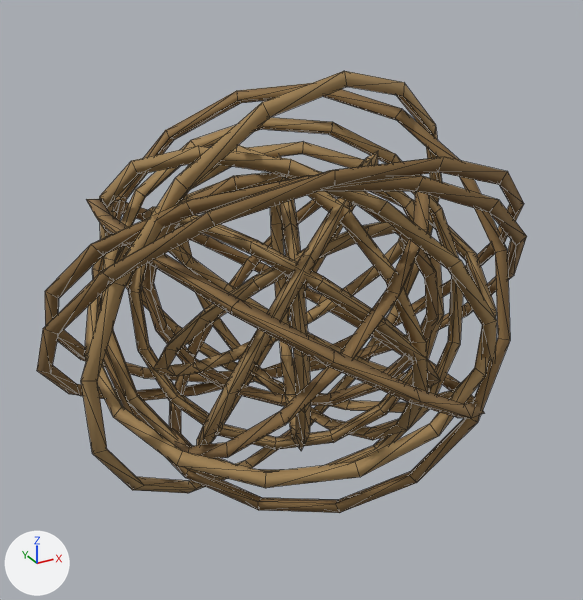
Before and after pictures for a commit that changed the glTF model public/maps/desert/tumbleweed.glb.
Both versions are drawn from a camera (50 mm lens) standing at (-1.394, -2.56, 1.287) and looking at (0.013, -0.003, 0.008). Lighting does not change. The marker at lower left points along +X, +Y and +Z. The first picture is the older version. Mesh edges are drawn as thin lines. Where no turn or scale is listed for an object, it has been applied to the vertices. Vertices at exactly the same position are counted once.

The scene before the commit, as lines of its bpy script (objects in view):
```python
me_mesh_0 = bpy.data.meshes.new('Mesh_0')
me_mesh_0.from_pydata(...)  # 768 vertices, 1536 faces; spans x -0.96..0.96, y -0.86..0.86, z -0.91..0.91
me_mesh_0.materials.append(mat_material_0)
ob_tumbleweedmesh = bpy.data.objects.new('TumbleweedMesh', me_mesh_0)
ob_tumbleweedmesh.location = (0.0, 0.0, 0.0)
```
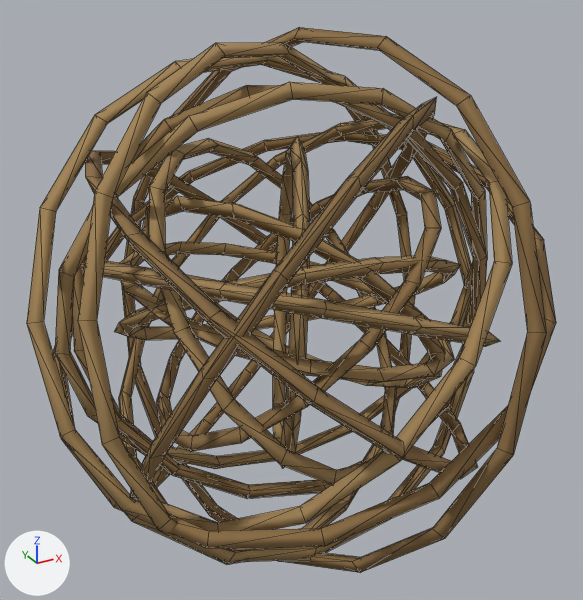
Pixel boxes [x1, y1, x2, y2] of what changed, in the pictures (583 x 600 px; the box of a moved part takes in the faces that stretch with it):
'TumbleweedMesh', reshaped (8% wider, 23% taller): before [37, 71, 527, 513]; after [27, 27, 556, 573]
part 1 of me_mesh_0, moved or reshaped: before [45, 175, 527, 383]; after [121, 27, 546, 573]
part 2 of me_mesh_0, moved or reshaped: before [153, 222, 405, 376]; after [81, 260, 501, 346]
part 3 of me_mesh_0, moved or reshaped: before [100, 146, 497, 413]; after [78, 43, 415, 564]
part 4 of me_mesh_0, moved or reshaped: before [92, 83, 510, 513]; after [130, 97, 437, 498]
part 5 of me_mesh_0, moved or reshaped: before [102, 117, 463, 472]; after [142, 196, 445, 388]
part 6 of me_mesh_0, moved or reshaped: before [84, 171, 497, 488]; after [120, 242, 455, 383]
part 7 of me_mesh_0, moved or reshaped: before [142, 207, 441, 387]; after [55, 82, 487, 469]
part 8 of me_mesh_0, moved or reshaped: before [86, 199, 484, 418]; after [156, 176, 441, 451]
part 9 of me_mesh_0, moved or reshaped: before [128, 142, 444, 450]; after [149, 138, 397, 485]
part 10 of me_mesh_0, moved or reshaped: before [81, 71, 442, 493]; after [273, 136, 310, 468]
part 11 of me_mesh_0, moved or reshaped: before [37, 157, 524, 401]; after [72, 85, 487, 498]
part 12 of me_mesh_0, moved or reshaped: before [197, 151, 378, 445]; after [115, 256, 460, 340]
part 13 of me_mesh_0, moved or reshaped: before [169, 175, 429, 459]; after [85, 150, 478, 479]
part 14 of me_mesh_0, moved or reshaped: before [142, 145, 438, 451]; after [27, 56, 556, 563]

The change, as a diff of the scene's bpy script:
```diff
--- a/public/maps/desert/tumbleweed.glb.py
+++ b/public/maps/desert/tumbleweed.glb.py
@@ me_mesh_0 @@
-me_mesh_0.from_pydata(...)  # 768 vertices, 1536 faces; spans x -0.96..0.96, y -0.86..0.86, z -0.91..0.91
+me_mesh_0.from_pydata(...)  # 768 vertices, 1536 faces; spans x -1.0..1.0, y -1.0..1.0, z -1.0..1.0
+# me_mesh_0 part 1: the loose piece of 48 vertices spanning x -0.91..0.91, y -0.66..0.66, z -0.68..0.68 is multiplied about its middle by the matrix ((0.163, -0.959, -0.576), (-0.314, 0.519, -0.953), (1.073, 0.297, -0.191))
+# me_mesh_0 part 2: the loose piece of 48 vertices spanning x -0.57..0.57, y -0.42..0.42, z -0.42..0.42 is multiplied about its middle by the matrix ((-1.204, -0.329, -0.678), (0.441, 0.728, -1.136), (0.611, -1.174, -0.515))
+# me_mesh_0 part 3: the loose piece of 48 vertices spanning x -0.6..0.6, y -0.7..0.7, z -0.7..0.7 is multiplied about its middle by the matrix ((0.182, 1.141, -0.392), (-1.024, -0.063, -0.66), (-0.637, 0.428, 0.948))
+# me_mesh_0 part 4: the loose piece of 48 vertices spanning x -0.65..0.65, y -0.62..0.62, z -0.81..0.81 is multiplied about its middle by the matrix ((0.008, 0.398, -1.047), (-0.235, -1.023, -0.391), (-1.095, 0.222, 0.076))
+# me_mesh_0 part 5: the loose piece of 48 vertices spanning x -0.69..0.69, y -0.35..0.35, z -0.68..0.68 is multiplied about its middle by the matrix ((-0.372, 0.645, -0.497), (0.129, 0.586, 0.664), (0.804, 0.204, -0.336))
+# me_mesh_0 part 6: the loose piece of 48 vertices spanning x -0.77..0.77, y -0.75..0.75, z -0.35..0.35 is multiplied about its middle by the matrix ((-0.368, -0.505, -0.547), (-0.686, 0.466, 0.032), (0.287, 0.466, -0.624))
+# me_mesh_0 part 7: the loose piece of 48 vertices spanning x -0.49..0.49, y -0.64..0.64, z -0.47..0.47 is multiplied about its middle by the matrix ((1.091, -0.553, -0.618), (0.823, 0.598, 0.918), (-0.101, -1.102, 0.808))
+# me_mesh_0 part 8: the loose piece of 48 vertices spanning x -0.72..0.72, y -0.86..0.86, z -0.46..0.46 is multiplied about its middle by the matrix ((0.276, 0.087, -0.759), (0.107, 0.794, 0.13), (0.756, -0.144, 0.259))
+# me_mesh_0 part 9: the loose piece of 48 vertices spanning x -0.56..0.56, y -0.29..0.29, z -0.61..0.61 is multiplied about its middle by the matrix ((-0.37, 0.719, -0.873), (-1.131, -0.21, 0.306), (0.031, 0.925, 0.748))
+# me_mesh_0 part 10: the loose piece of 48 vertices spanning x -0.9..0.9, y -0.36..0.36, z -0.91..0.91 is multiplied about its middle by the matrix ((-0.132, 1.003, -0.003), (0.473, -0.216, -0.572), (-0.521, -0.108, -0.424))
+# me_mesh_0 part 11: the loose piece of 48 vertices spanning x -0.96..0.96, y -0.66..0.66, z -0.7..0.7 is multiplied about its middle by the matrix ((-0.087, -0.36, 0.768), (-0.112, 0.77, 0.349), (-0.841, -0.065, -0.126))
+# me_mesh_0 part 12: the loose piece of 48 vertices spanning x -0.52..0.52, y -0.54..0.54, z -0.6..0.6 is multiplied about its middle by the matrix ((0.458, -0.05, 0.888), (0.122, 0.993, -0.007), (-0.881, 0.111, 0.461))
+# me_mesh_0 part 13: the loose piece of 48 vertices spanning x -0.53..0.53, y -0.7..0.7, z -0.51..0.51 is multiplied about its middle by the matrix ((0.196, -1.2, -0.562), (-1.086, 0.181, -0.764), (0.76, 0.567, -0.946))
+# me_mesh_0 part 14: 144 of 768 vertices moved; they spanned x -0.49..0.49, y -0.65..0.65, z -0.64..0.64 and now span x -1.0..1.0, y -0.96..0.96, z -0.9..0.9; mean shift (0.0, 0.0, 0.0); largest move (-0.05, -0.15, 0.57) -> (-0.83, -0.26, -0.5)
 me_mesh_0.materials.append(mat_material_0)
```
